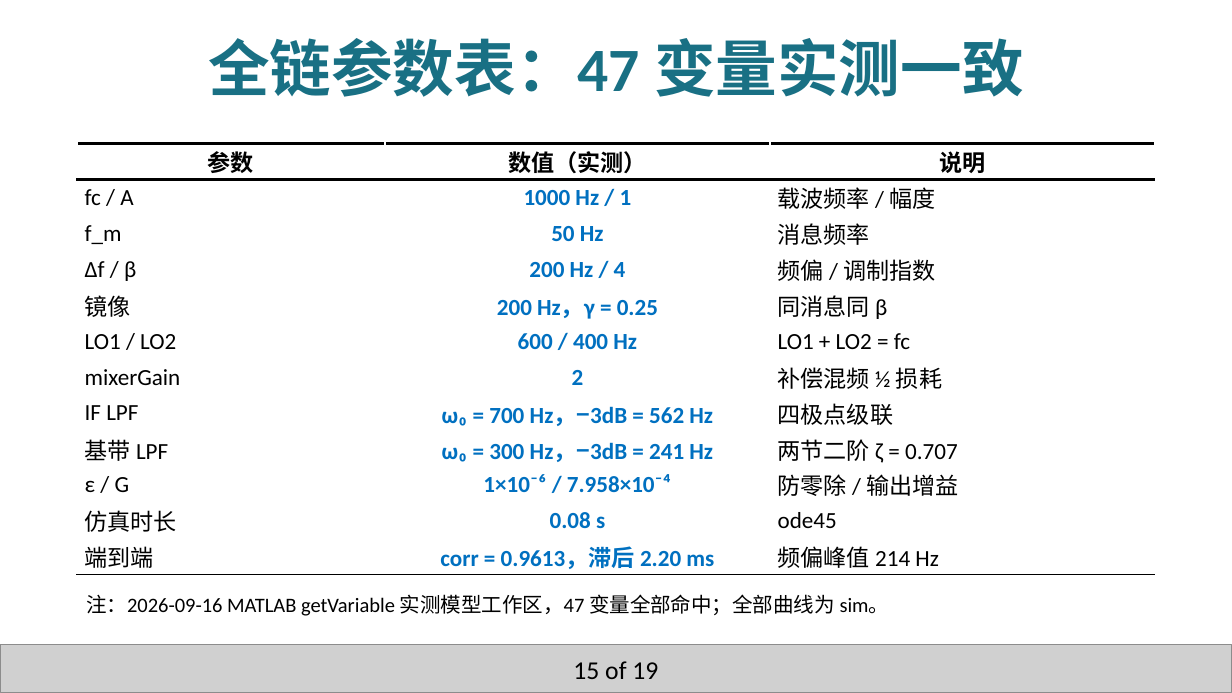
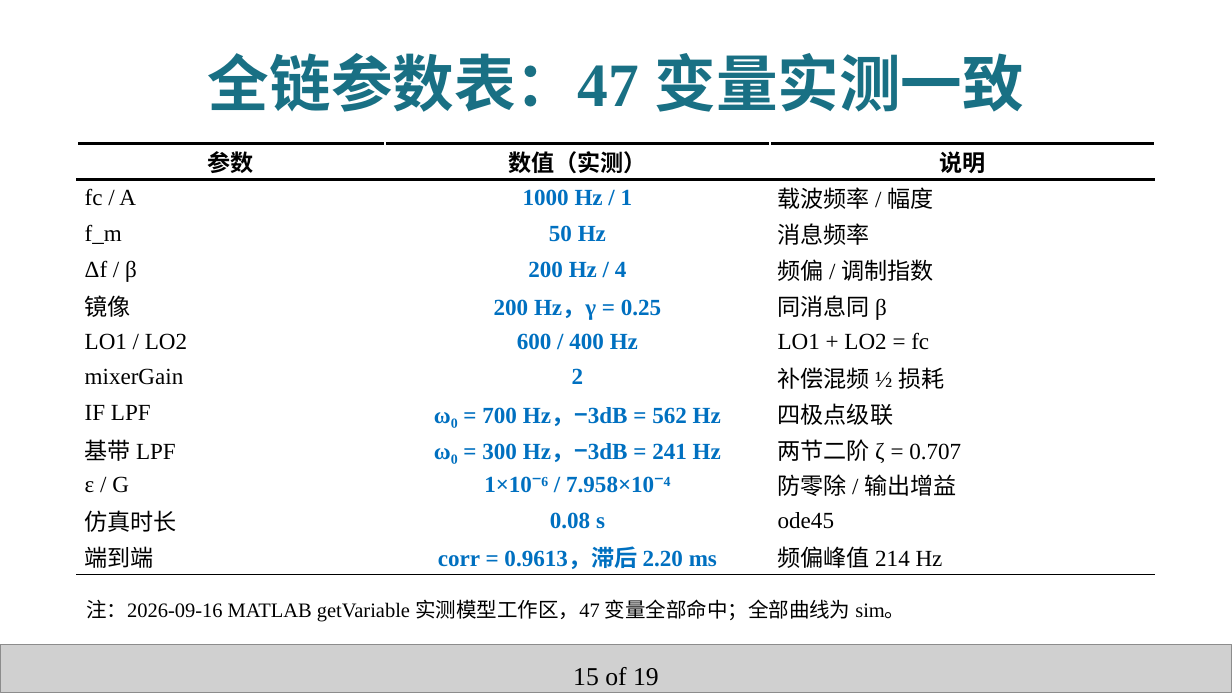
Before and after one commit to Lway-ai/ppt-team, a slide deck: slide 16 of examples/fm_iq_receiver_rmo01a/FM_IQ_Receiver_RFIC2024.pptx. Drawn at 1232x693 pixels with LibreOffice and Linux fonts; fonts in the diff are those of the drawing; grey boxes stand for pictures. Boxes give left, top, right and bottom in pixels: in the first picture for what was removed or moved away, otherwise in the second. Text is boxed around its words. In the diff, an @@ line names an element or a change of style, - is before the commit and + after.

```diff
--- a/examples/fm_iq_receiver_rmo01a/FM_IQ_Receiver_RFIC2024.pptx
+++ b/examples/fm_iq_receiver_rmo01a/FM_IQ_Receiver_RFIC2024.pptx
@@ table at (77, 144, 1155, 576) @@
@@ font Calibri to Times New Roman @@
@@ font Calibri to Times New Roman; line spacing 1 to 1.2; more space between paragraphs in 3 elements at (208, 53, 1024, 112), (573, 667, 659, 686), (86, 599, 905, 622) @@
```
Also in this commit, not shown: 18 other slides changed, 25 other files.
